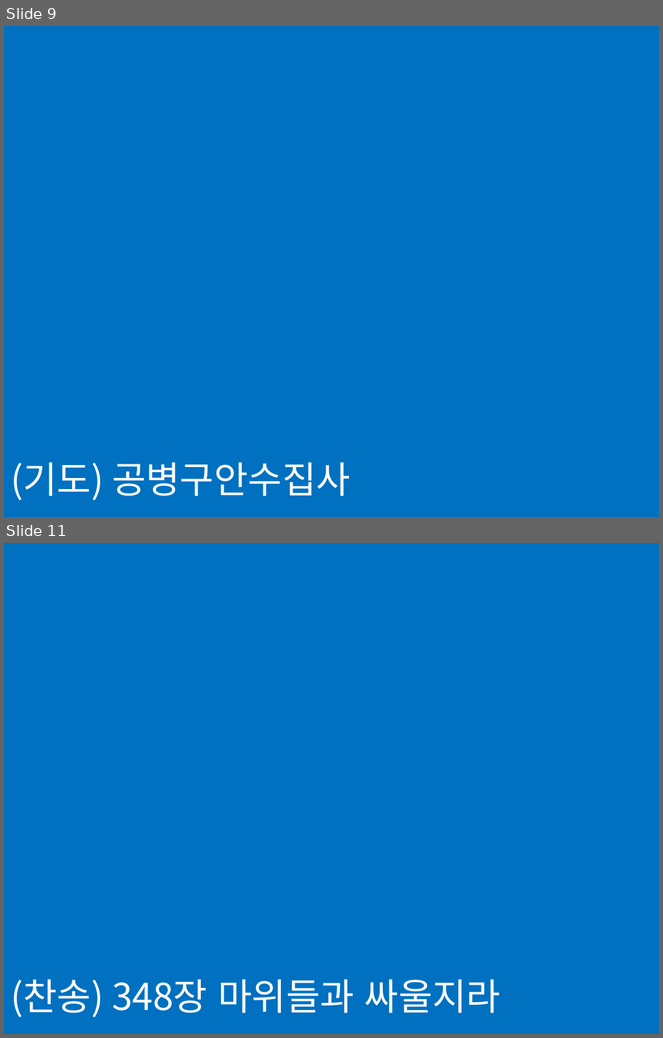
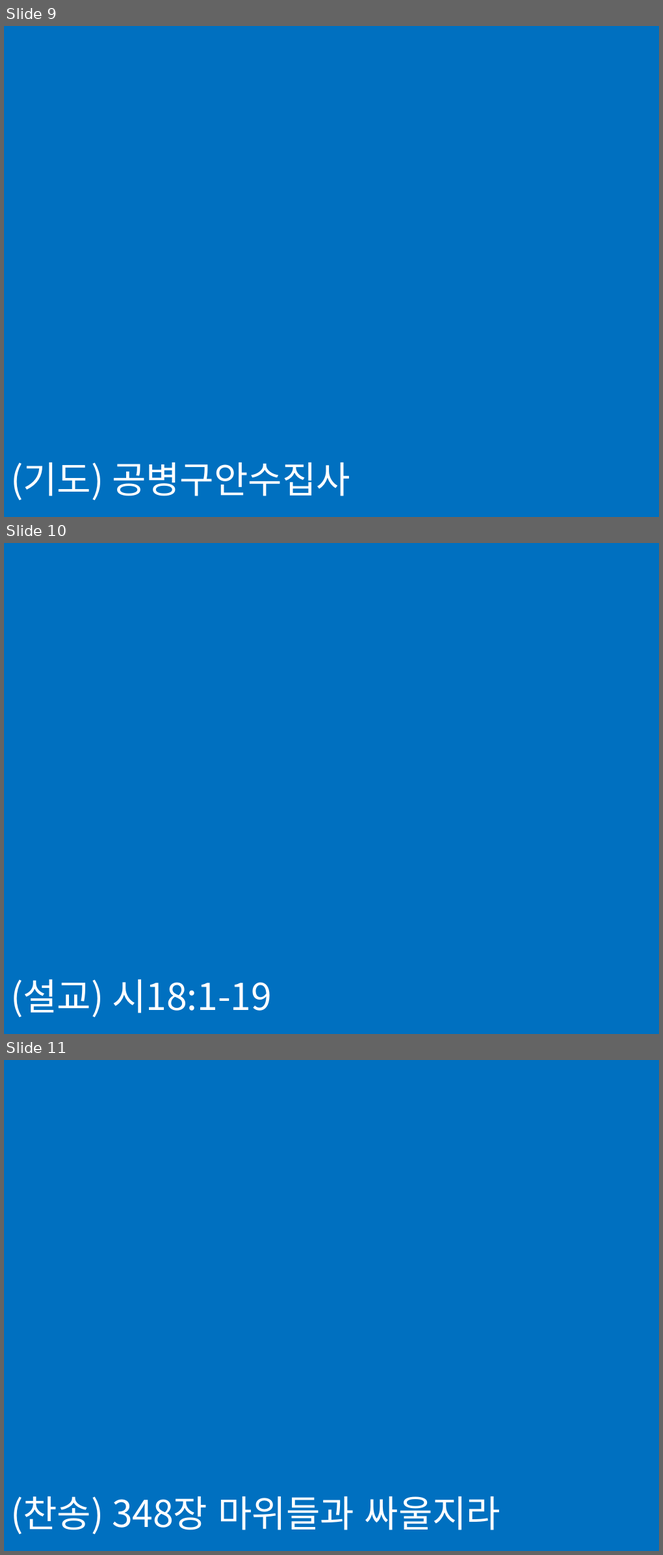
Before and after one commit to sumannam/osanskc, a slide deck: caption.pptx. Shown one above the other, each under a label of ours: slides 9 and 11 before the commit, slides 9, 10 and 11 after it; the slides between them are not shown. The pictures are 663x1038 and 663x1555 pixels, drawn with LibreOffice and Linux fonts; fonts in the diff are those of the drawing. Boxes give left, top, right and bottom in pixels: in the first picture for what was removed or moved away, otherwise in the second. Text is boxed around its words. In the diff, an @@ line names an element or a change of style, - is before the commit and + after.

```diff
--- a/caption.pptx
+++ b/caption.pptx
@@ slide 10 added at [4,543,659,1034], background #0070C0 @@
@@ text added at [10,980,272,1017], 40.7 pt, text #FFFFFF @@
+(설교) 시18:1-19
```
Also in this commit, not shown: 1 slide changed, 1 slide removed, 6 other files.
